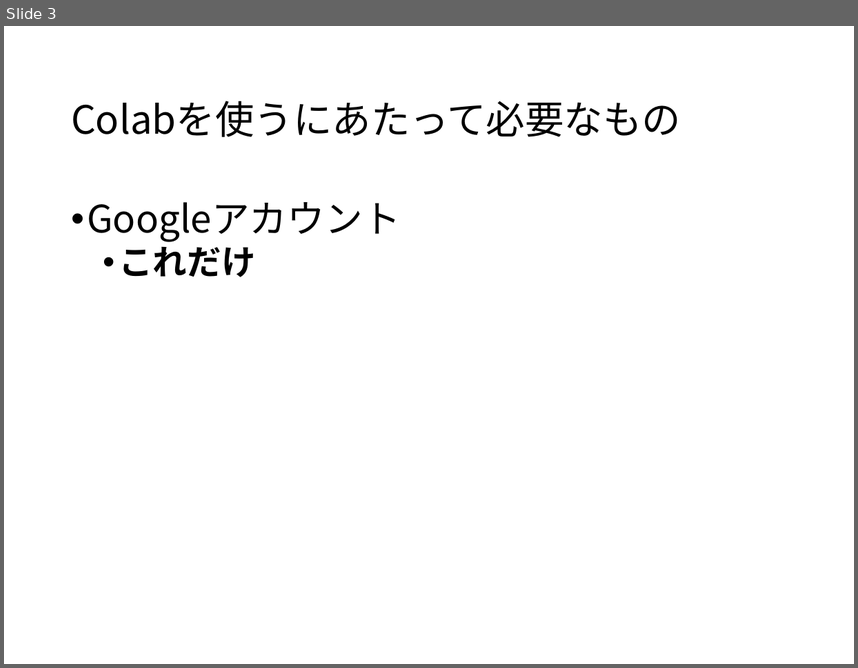
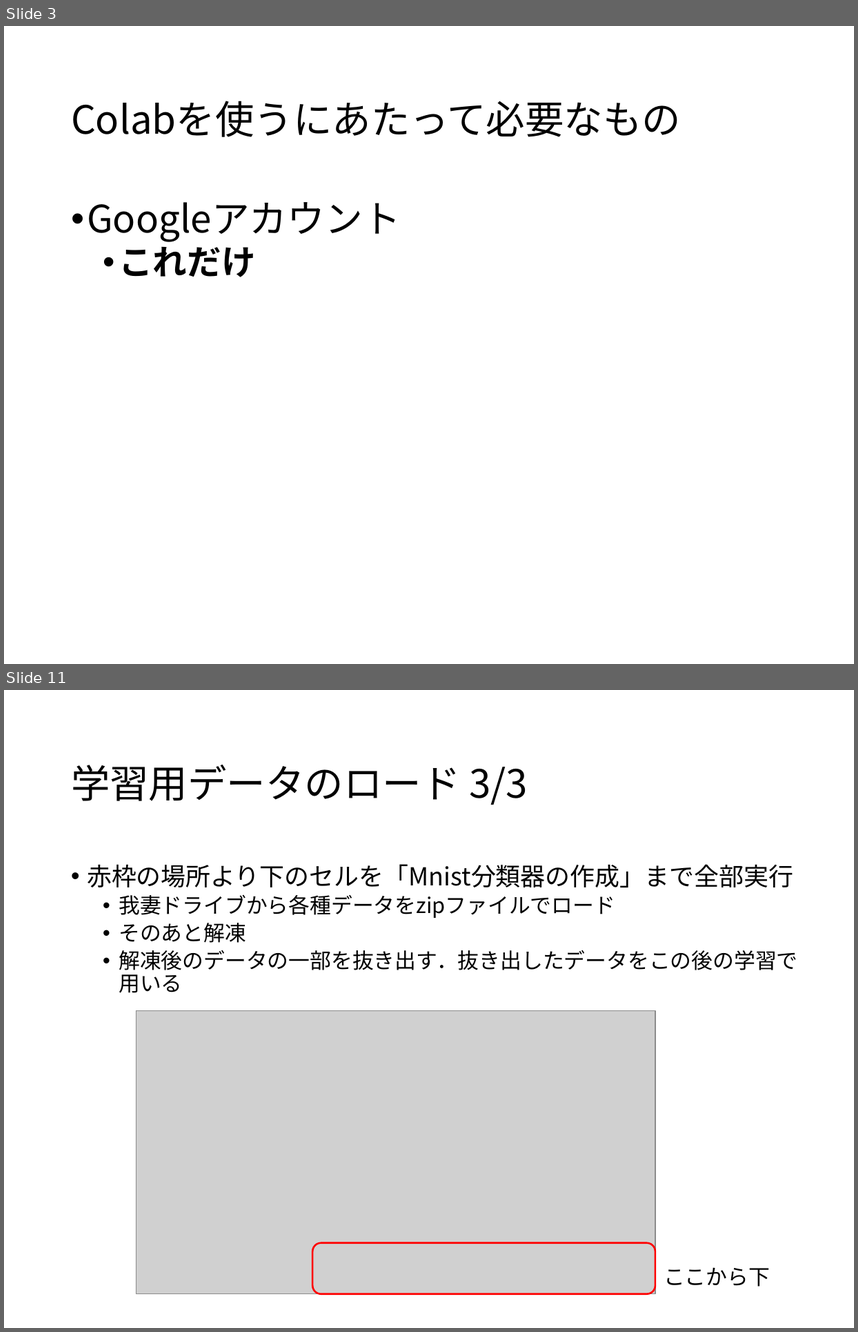
Before and after one commit to iplab-ubiquitous/DeepLearningLearning2019, a slide deck: GoogleColab_Setup.pptx. Shown one above the other, each under a label of ours: slide 3 before the commit, slides 3 and 11 after it; the slides between them are not shown. The pictures are 858x668 and 858x1332 pixels, drawn with LibreOffice and Linux fonts; fonts in the diff are those of the drawing; grey boxes stand for pictures. Boxes give left, top, right and bottom in pixels: in the first picture for what was removed or moved away, otherwise in the second. Text is boxed around its words. In the diff, an @@ line names an element or a change of style, - is before the commit and + after.

```diff
--- a/GoogleColab_Setup.pptx
+++ b/GoogleColab_Setup.pptx
@@ slide 11 added at (4,690,854,1328), background #FFFFFF @@
@@ title added at (71,765,528,805), 33 pt, text #000000 @@
+学習用データのロード 3/3
@@ text added at (87,864,797,993), 18 pt, text #000000 @@
+• 赤枠の場所より下のセルを「Mnist分類器の作成」まで全部実行
+  • 我妻ドライブから各種データをzipファイルでロード
+  • そのあと解凍
+  • 解凍後のデータの一部を抜き出す．抜き出したデータをこの後の学習で用いる
@@ picture added at (136,1010,655,1294) @@
@@ rounded rectangle added at (312,1243,655,1294), outline #FF0000 1.5 pt @@
@@ text added at (664,1267,770,1286), 18 pt, text #000000 @@
+ここから下
```
Also in this commit, not shown: 1 slide changed, 8 other slides added, 1 slide removed, 12 other files.
